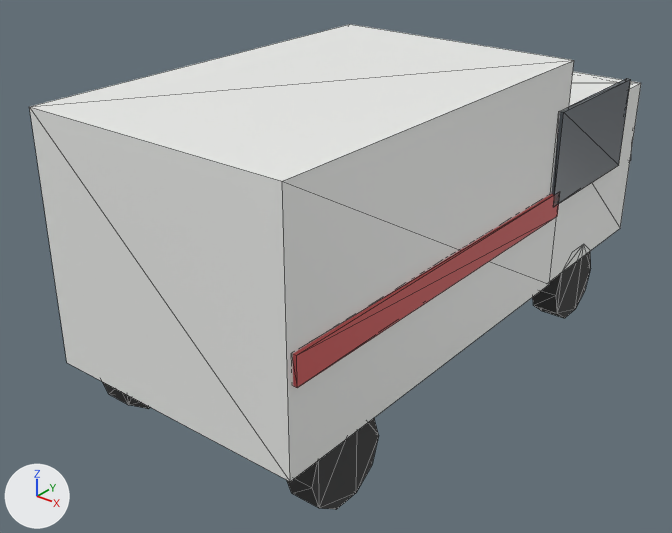
Before and after pictures for a commit that changed the glTF model apps/web/public/art/props/ambulance.glb.
Camera for both pictures: a 50 mm lens placed at (4.16, -5.93, 4.24), pointed at (-0.24, -0.43, 0.83). The axes (+X, +Y, +Z) are drawn at lower left. The lights are the same throughout. The first picture is the older version. Mesh edges are drawn as thin lines. Vertices at exactly the same position are counted once.

Objects in the first picture: 'ambulance'.
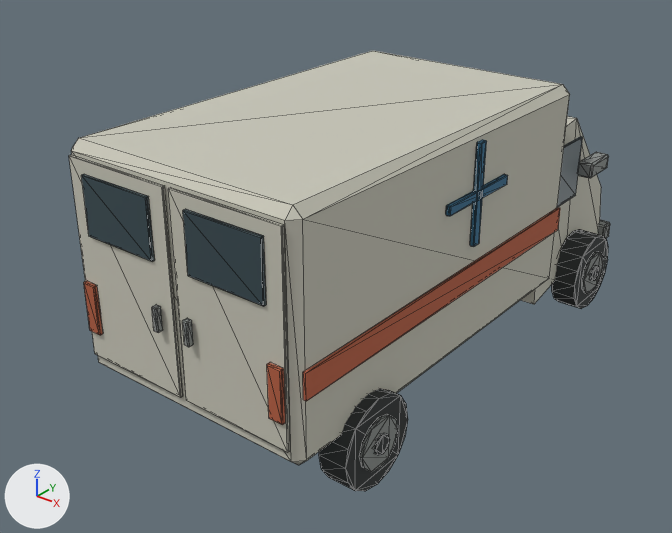
Location of each change, [x1, y1, x2, y2] in pixels of the pictures (672 x 533 px):
'ambulance', reshaped, recoloured (12% narrower, 9% shorter)
    before: [29, 24, 641, 510]
    after: [69, 50, 610, 491]
part 1 of me_cube, added
    after: [303, 207, 560, 401]
part 2 of me_cube, added
    after: [319, 388, 408, 491]
part 3 of me_cube, added
    after: [360, 414, 398, 472]
part 4 of me_cube, added
    after: [374, 433, 390, 455]
part 5 of me_cube, added
    after: [552, 229, 608, 309]
part 6 of me_cube, added
    after: [582, 252, 603, 293]
part 7 of me_cube, added
    after: [590, 265, 599, 281]
part 8 of me_cube, rebuilt (8% narrower, 9% shorter)
    before: [29, 24, 574, 481]
    after: [71, 50, 570, 465]
part 9 of me_cube, rebuilt (13% narrower, 11% shorter)
    before: [549, 71, 641, 282]
    after: [521, 116, 601, 304]
part 10 of me_cube, deleted (mostly hidden)
    before: [103, 158, 631, 510]
part 11 of me_cube, cut back
    before: [293, 78, 631, 388]
    after: [69, 136, 610, 452]

The change, as a diff of the scene's bpy script:
```diff
--- a/apps/web/public/art/props/ambulance.glb.py
+++ b/apps/web/public/art/props/ambulance.glb.py
@@ mat_surface_detail @@
+mat_surface_detail = bpy.data.materials.new('surface_detail')
+mat_surface_detail.use_nodes = True; mat_surface_detail.node_tree.nodes.clear()
+_N = mat_surface_detail.node_tree.nodes; _L = mat_surface_detail.node_tree.links
+n0 = _N.new('ShaderNodeBsdfPrincipled'); n0.name = 'Principled BSDF'
+n0.inputs[2].default_value = 0.82  # 'Roughness'
+n1 = _N.new('ShaderNodeOutputMaterial'); n1.name = 'Material Output'
+n2 = _N.new('ShaderNodeVertexColor'); n2.name = 'Color Attribute'
+_L.new(n0.outputs[0], n1.inputs[0])  # 'BSDF' to 'Surface'
+_L.new(n2.outputs[0], n0.inputs[0])  # 'Color' to 'Base Color'
@@ mat_surface_glass @@
+mat_surface_glass = bpy.data.materials.new('surface_glass')
+mat_surface_glass.use_nodes = True; mat_surface_glass.node_tree.nodes.clear()
+_N = mat_surface_glass.node_tree.nodes; _L = mat_surface_glass.node_tree.links
+n0 = _N.new('ShaderNodeBsdfPrincipled'); n0.name = 'Principled BSDF'
+n0.inputs[1].default_value = 0.12  # 'Metallic'
+n0.inputs[2].default_value = 0.3  # 'Roughness'
+n1 = _N.new('ShaderNodeOutputMaterial'); n1.name = 'Material Output'
+n2 = _N.new('ShaderNodeVertexColor'); n2.name = 'Color Attribute'
+_L.new(n0.outputs[0], n1.inputs[0])  # 'BSDF' to 'Surface'
+_L.new(n2.outputs[0], n0.inputs[0])  # 'Color' to 'Base Color'
@@ mat_surface_paint @@
+mat_surface_paint = bpy.data.materials.new('surface_paint')
+mat_surface_paint.use_nodes = True; mat_surface_paint.node_tree.nodes.clear()
+_N = mat_surface_paint.node_tree.nodes; _L = mat_surface_paint.node_tree.links
+n0 = _N.new('ShaderNodeBsdfPrincipled'); n0.name = 'Principled BSDF'
+n0.inputs[1].default_value = 0.12  # 'Metallic'
+n0.inputs[2].default_value = 0.82  # 'Roughness'
+n1 = _N.new('ShaderNodeOutputMaterial'); n1.name = 'Material Output'
+n2 = _N.new('ShaderNodeVertexColor'); n2.name = 'Color Attribute'
+_L.new(n0.outputs[0], n1.inputs[0])  # 'BSDF' to 'Surface'
+_L.new(n2.outputs[0], n0.inputs[0])  # 'Color' to 'Base Color'
@@ me_cube @@
-me_cube.from_pydata(...)  # 160 vertices, 264 faces; spans x -1.13..1.13, y -2.55..2.5, z 0.02..2.53
-me_cube.materials.append(mat_ambulance_body)  # white #eff0ed
-me_cube.materials.append(mat_ambulance_glass)  # dark grey #596169
-me_cube.materials.append(mat_ambulance_stripe)  # red #ce5555
-me_cube.materials.append(mat_beacon_red)  # red #e15959
-me_cube.materials.append(mat_beacon_blue)  # blue #6181da
-me_cube.materials.append(mat_tyre)  # dark grey #3f3f3f
+me_cube.from_pydata(...)  # 872 vertices, 1586 faces; spans x -1.16..1.16, y -2.47..2.61, z 0.0..2.28
+# me_cube part 1: a new loose piece, a box spanning x 1.022..1.048, y -2.325..1.025, z 1.02..1.22, in mat_surface_detail
+# me_cube part 2: a new loose piece, a 16-sided cylinder along x spanning x 0.88..1.12, y -2.02..-1.3, z 0.0..0.72, in mat_surface_detail
+# me_cube part 3: a new loose piece, a 12-sided cylinder along x spanning x 1.111..1.137, y -1.865..-1.455, z 0.155..0.565, in mat_surface_detail
+# me_cube part 4: a new loose piece, an 8-sided cylinder along x spanning x 1.122..1.158, y -1.739..-1.581, z 0.281..0.439, in mat_surface_detail
+# me_cube part 5: a new loose piece, a 16-sided cylinder along x spanning x 0.88..1.12, y 1.37..2.09, z 0.0..0.72, in mat_surface_detail
+# me_cube part 6: a new loose piece, a 12-sided cylinder along x spanning x 1.111..1.137, y 1.525..1.935, z 0.155..0.565, in mat_surface_detail
+# me_cube part 7: a new loose piece, an 8-sided cylinder along x spanning x 1.122..1.158, y 1.651..1.809, z 0.281..0.439, in mat_surface_detail
+# me_cube part 8: the loose piece of 8 vertices spanning x -1.1..1.1, y -2.55..0.85, z 0.57..2.53 is rebuilt with 24 vertices and now spans x -1.02..1.02, y -2.38..1.08, z 0.48..2.28, in mat_surface_paint
+# me_cube part 9: the loose piece of 8 vertices spanning x -1.08..1.08, y 0.7..2.4, z 0.57..2.03 is rebuilt with 12 vertices and now spans x -0.99..0.99, y 0.83..2.53, z 0.35..1.83, in mat_surface_paint
+# me_cube part 10: 7 loose pieces with 104 vertices, spanning x -1.07..1.07, y -2.31..2.5, z 0.02..2.18, are deleted
+# me_cube part 11: 40 vertices removed from x -1.13..1.13, y -2.5..2.0, z 0.9..2.15; 532 vertices added at x -1.1..1.1, y -2.47..2.61, z 0.36..2.18
+# other edits to the shape of me_cube do not show in these pictures
+me_cube.materials.append(mat_surface_paint)
+me_cube.materials.append(mat_surface_glass)
+me_cube.materials.append(mat_surface_detail)
```
